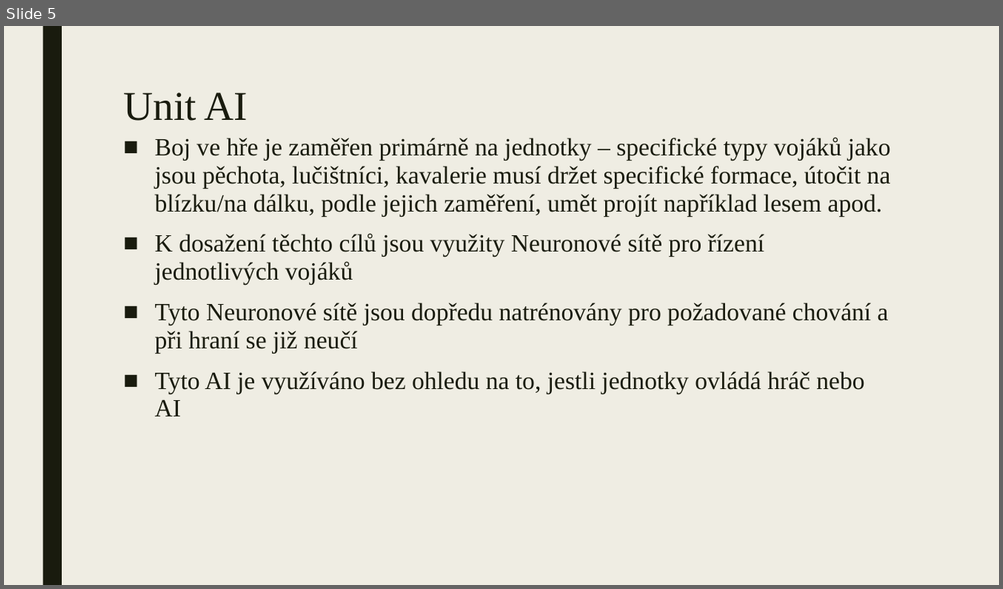
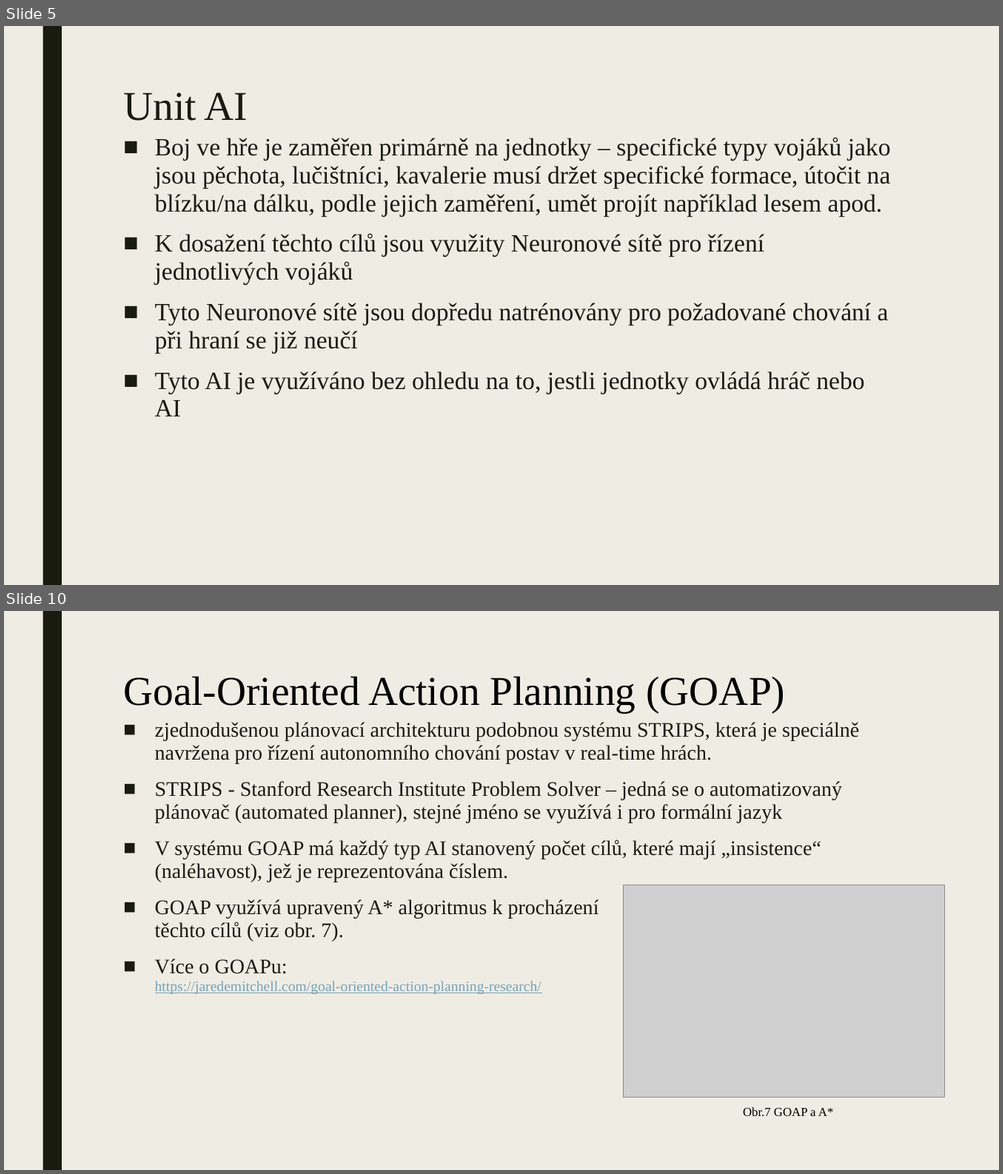
Before and after one commit to JiriPakr/Projects_4Fun, a slide deck: Total War AI.pptx. Shown one above the other, each under a label of ours: slide 5 before the commit, slides 5 and 10 after it; the slides between them are not shown. The pictures are 1003x589 and 1003x1174 pixels, drawn with LibreOffice and Linux fonts; fonts in the diff are those of the drawing; grey boxes stand for pictures. Boxes give left, top, right and bottom in pixels: in the first picture for what was removed or moved away, otherwise in the second. Text is boxed around its words. In the diff, an @@ line names an element or a change of style, - is before the commit and + after.

```diff
--- a/Total War AI.pptx
+++ b/Total War AI.pptx
@@ slide 10 added at (4, 611, 999, 1170), background #EFEDE3; not listed: 1 template element that a slide beside it also shows @@
@@ title added at (123, 676, 785, 713), 39.6 pt, text #000000 @@
+Goal-Oriented Action Planning (GOAP)
@@ text added at (155, 722, 859, 994), 20 pt, text #191B0E @@
+■ zjednodušenou plánovací architekturu podobnou systému STRIPS, která je speciálně navržena pro řízení autonomního chování postav v real-time hrách.
+■ STRIPS - Stanford Research Institute Problem Solver – jedná se o automatizovaný plánovač (automated planner), stejné jméno se využívá i pro formální jazyk
+■ V systému GOAP má každý typ AI stanovený počet cílů, které mají „insistence“ (naléhavost), jež je reprezentována číslem.
+■ GOAP využívá upravený A* algoritmus k procházení
+  těchto cílů (viz obr. 7).
+■ Více o GOAPu:
+  https://jaredemitchell.com/goal-oriented-action-planning-research/
@@ picture added at (623, 885, 944, 1097) @@
@@ text added at (743, 1108, 834, 1116), 12 pt, text #000000 @@
+Obr.7 GOAP a A*
```
Also in this commit, not shown: 8 slides changed, 3 other slides added, 1 slide removed.
